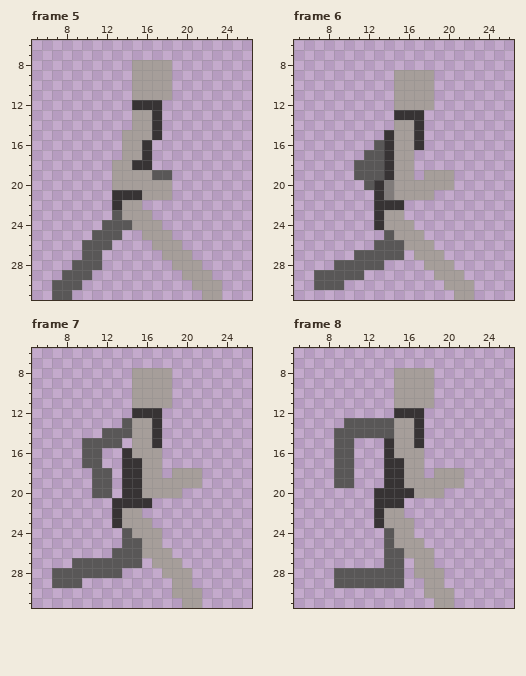
Edited in one commit: pixel-art file (assets/dudesprites/dudewalk2/dudewalk.aseprite). The picture above was drawn from the file before the commit.
32x32 pixels, 24 frames. Colours within 5 levels of each other are drawn and written as one. Shown: frame 5: x 5..26, y 6..31; frame 6: x 5..26, y 6..31; frame 7: x 5..26, y 6..31; frame 8: x 5..26, y 6..31. The commit also changed other frames, which this record leaves out.
The same view after the edit:
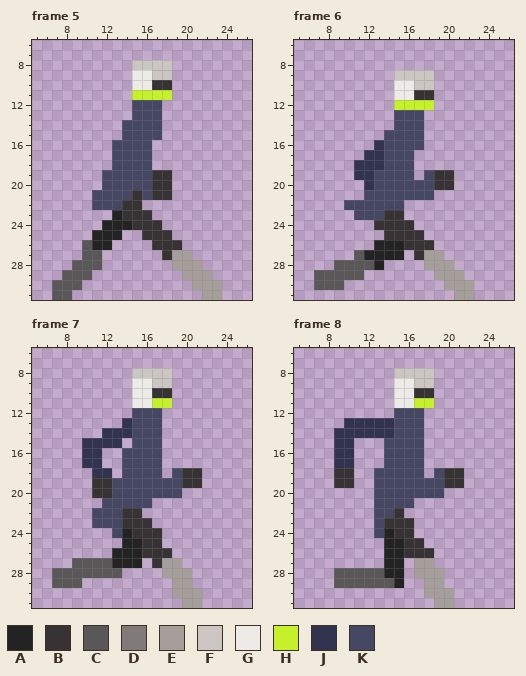
Palette (. is transparent): A #232323  B #373334  C #595757  D #807b7a  E #a69e9a  F #cbc6c1  G #ecebe7  H #c4f129  J #32334e  K #464762
Difference:
layer "Details" added
Changed rows in their new state; - is an unchanged pixel.
Frame 5, layer "Details":
first column x 11:
 8 ----FFFF-
 9 ----GGFF-
10 ----GGBB-
11 ----HHHH-
12 ----KKK--
13 ----KKK--
14 ---KKKK--
15 ---KKKK--
16 --KKKK---
17 --KKKK---
18 --KKKK---
19 -KKKKKBB-
20 -KKKKKBB-
21 KKKK-KBB-
22 KKKBB----
23 --ABBB---
24 -AAABBB--
25 AAA--BBB-
26 AA----BBB
27 -------B-
Frame 6, layer "Details":
first column x 10:
 9 -----FFFF--
10 -----GGFF--
11 -----GGBB--
12 -----HHHH--
13 -----KKK---
14 -----KKK---
15 ----KKKK---
16 ---JKKKK---
17 --JJKKK----
18 -JJJKKK----
19 -JJKKKK-KBB
20 --JKKKKKKBB
21 --KKKKKKK--
22 KKKKKK-----
23 -KKKBB-----
24 ----BBB----
25 ----BBBB---
26 ---AAABBB--
27 --AAAA-B---
28 ---A-------
Frame 7, layer "Details":
first column x 10:
 8 -----FFFF---
 9 -----GGFF---
10 -----GGBB---
11 -----GGHH---
12 -----KKK----
13 ----JKKK----
14 --JJJKKK----
15 JJJJ-KKK----
16 JJ--KKKK----
17 JJ--KKKK----
18 -JJ-KKKK-KBB
19 -BBKKKKKKKBB
20 -BBKKKKKKK--
21 --KKKKK-----
22 -KKKBB------
23 -KKKBBB-----
24 ---KABBB----
25 ----AABB----
26 ---AAABBB---
27 ---AAA-B----
Frame 8, layer "Details":
first column x 9:
 8 ------FFFF---
 9 ------GGFF---
10 ------GGBB---
11 ------GGHH---
12 ------KKK----
13 -JJJJJKKK----
14 JJJJJJKKK----
15 JJ---KKKK----
16 JJ---KKKK----
17 JJ---KKKK----
18 BB--KKKKK-KBB
19 BB--KKKKKKKBB
20 ----KKKKKKK--
21 ----KKKK-----
22 ----KKB------
23 ----KBBB-----
24 ----KABB-----
25 -----AABB----
26 -----AABBB---
27 -----AA------
28 -----AA------
29 ------A------
